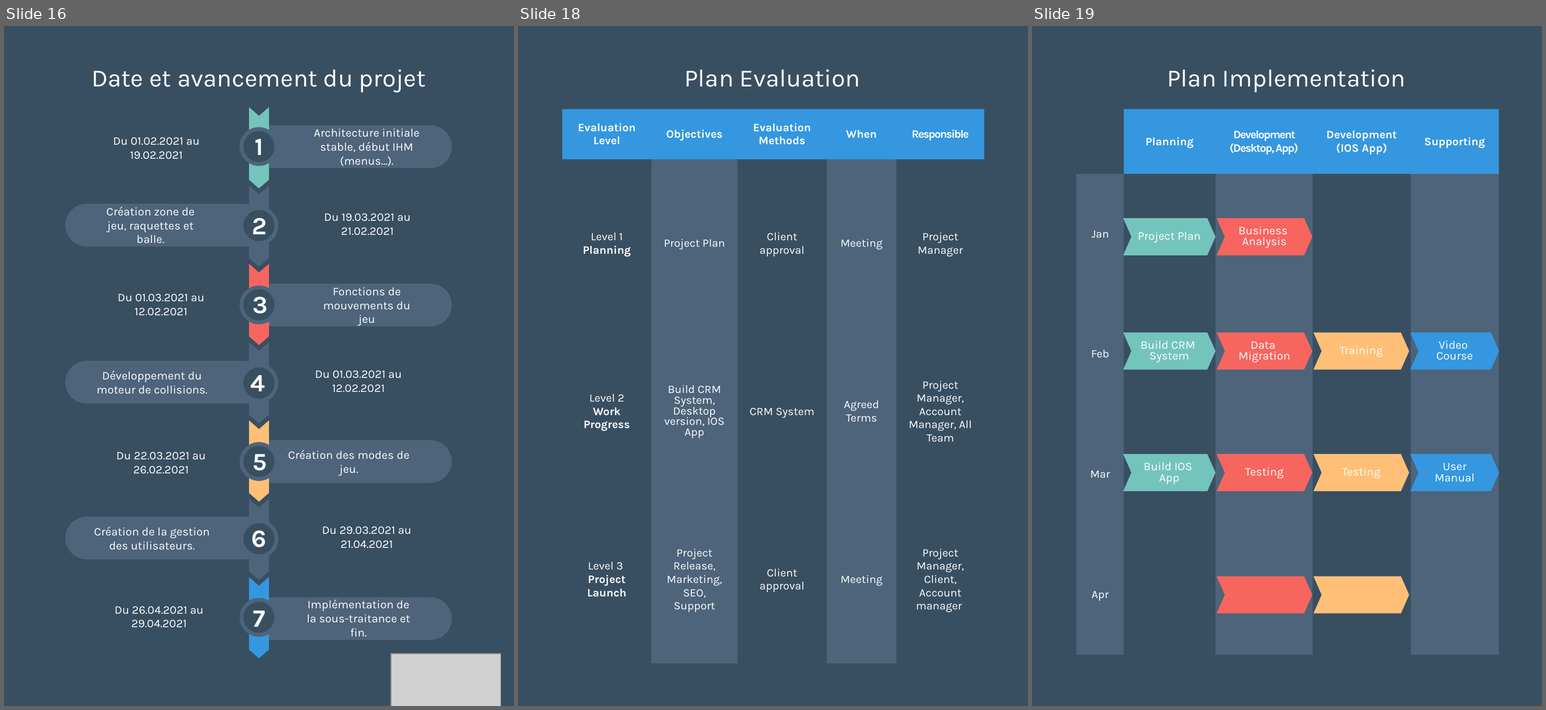
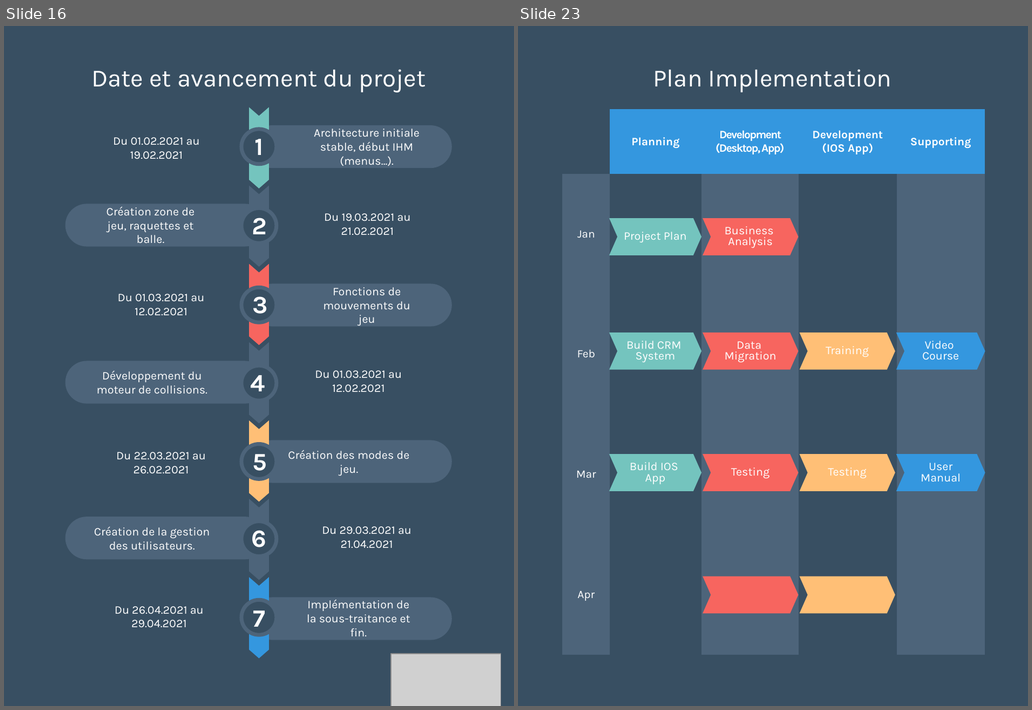
Before and after one commit to Loicpln/Projet_Algo_N2, a slide deck: Elements de presentation/Soutenance finale.pptx. Shown side by side, each under a label of ours: slides 16, 18 and 19 before the commit, slides 16 and 23 after it; the slides between them are not shown. The pictures are 1546x710 and 1032x710 pixels, drawn with LibreOffice and Linux fonts; fonts in the diff are those of the drawing; grey boxes stand for pictures. Boxes give left, top, right and bottom in pixels: in the first picture for what was removed or moved away, otherwise in the second. Text is boxed around its words. In the diff, an @@ line names an element or a change of style, - is before the commit and + after.

```diff
--- a/Elements de presentation/Soutenance finale.pptx
+++ b/Elements de presentation/Soutenance finale.pptx
@@ slide 18 removed at <box>518,26,1028,706</box>, background #384F62 @@
@@ text removed at <box>685,69,861,87</box> @@
-Plan Evaluation
@@ table removed at <box>562,109,985,664</box>, 4 rows, 5 columns @@
-Evaluation Level | Objectives | Evaluation Methods | When | Responsible
-Level 1 / Planning | Project Plan | Client approval | Meeting | Project Manager
-Level 2 / Work Progress | Build CRM System, Desktop version, IOS App | CRM System | Agreed Terms | Project Manager, Account Manager, All Team
-Level 3 / Project Launch | Project Release, Marketing, SEO, Support | Client approval | Meeting | Project Manager, Client, Account manager
@@ what was slide 19 is now slide 23 @@
```
Also in this commit, not shown: 4 slides changed, 5 slides added, 1 other file.
